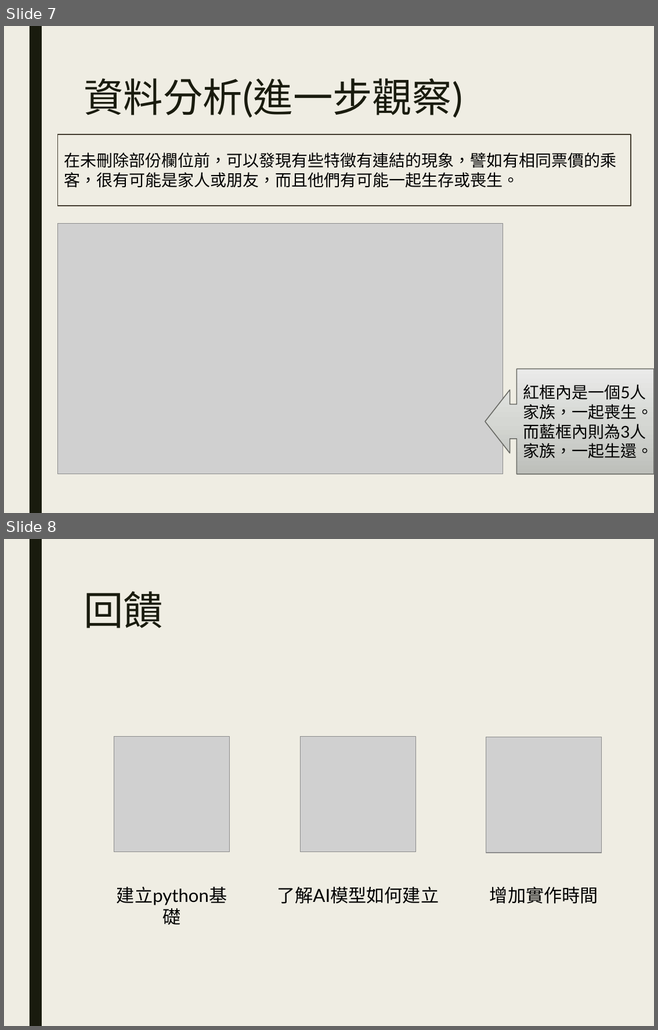
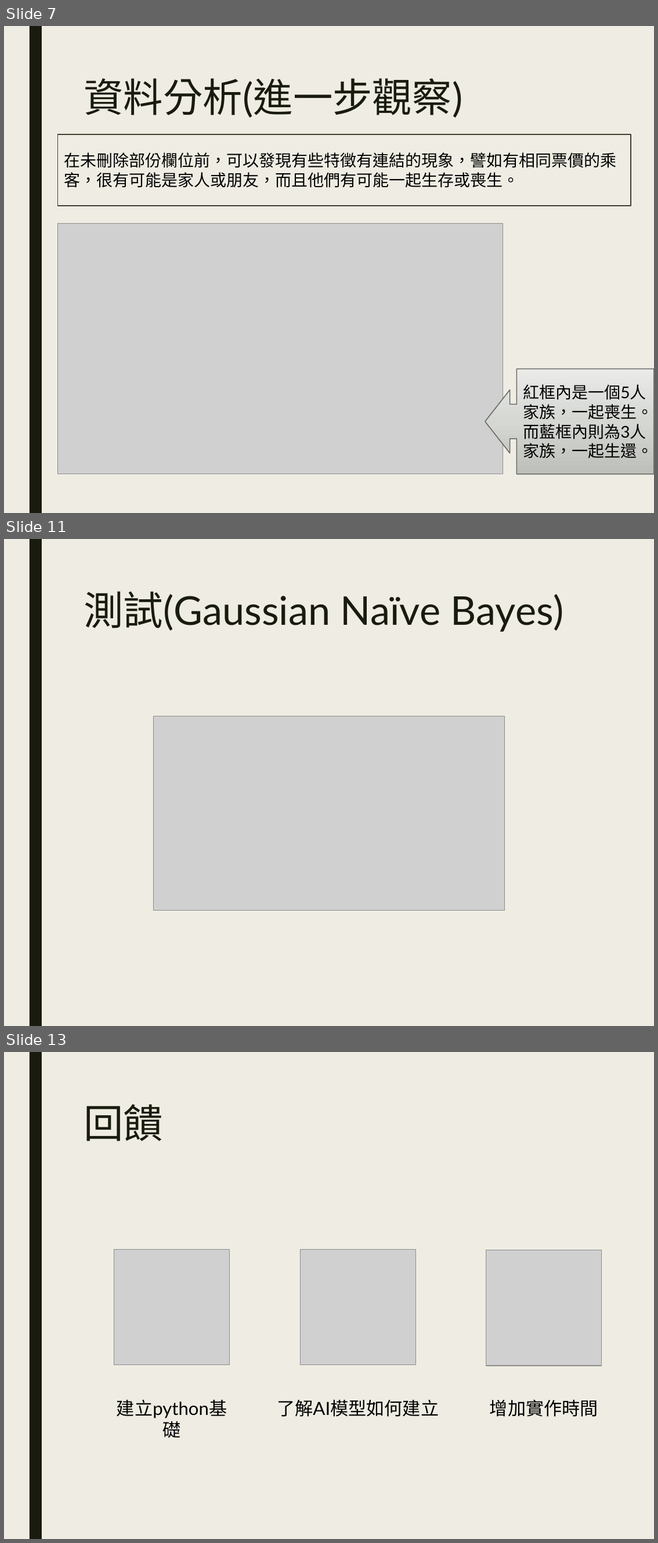
Before and after one commit to Niomoo/nckudm, a slide deck: Final Project/TITANIC資料分析.pptx. Shown one above the other, each under a label of ours: slides 7 and 8 before the commit, slides 7, 11 and 13 after it; the slides between them are not shown. The pictures are 658x1030 and 658x1543 pixels, drawn with LibreOffice and Linux fonts; fonts in the diff are those of the drawing; grey boxes stand for pictures. Boxes give left, top, right and bottom in pixels: in the first picture for what was removed or moved away, otherwise in the second. Text is boxed around its words. In the diff, an @@ line names an element or a change of style, - is before the commit and + after.

```diff
--- a/Final Project/TITANIC資料分析.pptx
+++ b/Final Project/TITANIC資料分析.pptx
@@ slide 11 added at box(4, 539, 654, 1026), background #EFEDE3; not listed: 1 template element that a slide beside it also shows @@
@@ title added at box(83, 591, 564, 632), 44 pt, text #191B0E @@
+測試(Gaussian Naïve Bayes)
@@ picture added at box(154, 716, 504, 911) @@
@@ what was slide 8 is now slide 13 @@
```
Also in this commit, not shown: 4 slides changed, 4 other slides added.
